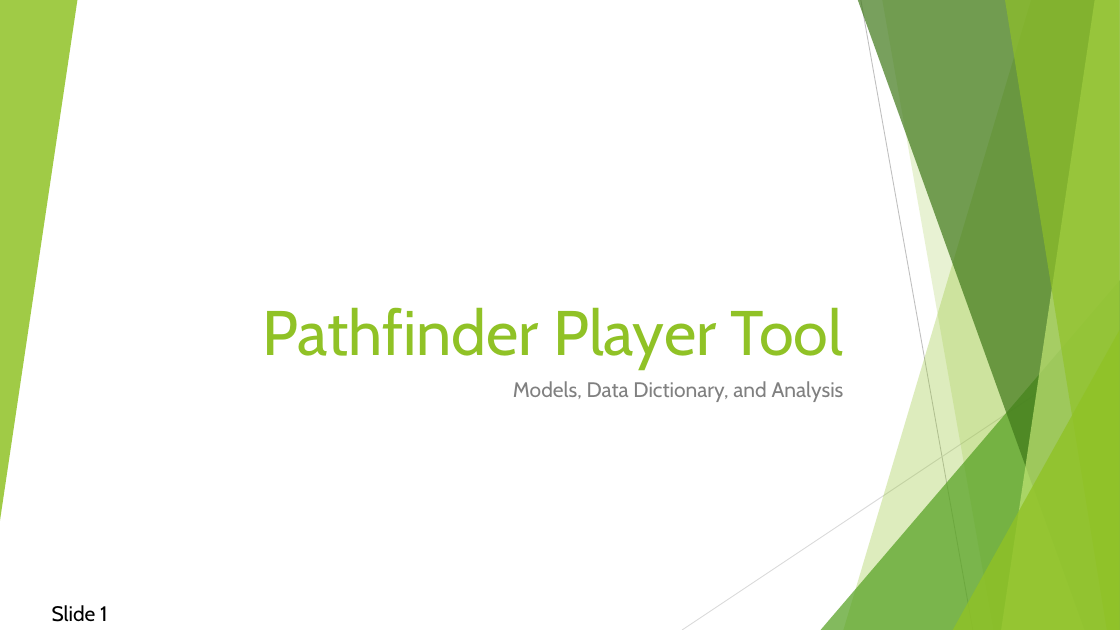
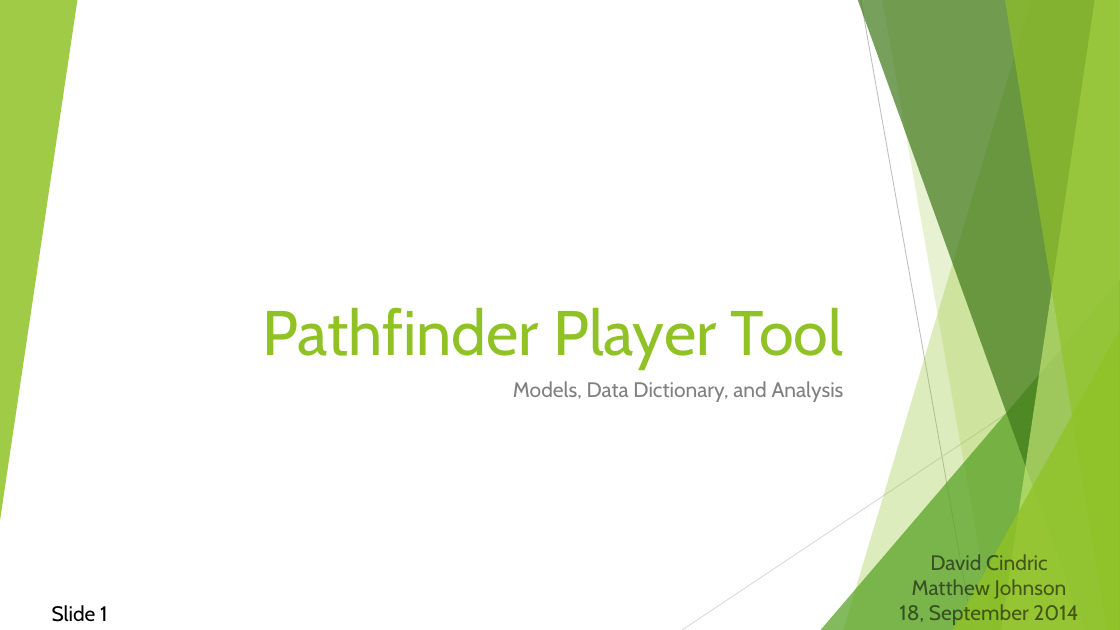
Before and after one commit to djcindric/Pathfinder-Player-Tool, a slide deck: slide 1 of Documentation/Demo 2.pptx. Drawn at 1120x630 pixels with LibreOffice and Linux fonts; fonts in the diff are those of the drawing. Boxes give left, top, right and bottom in pixels: in the first picture for what was removed or moved away, otherwise in the second. Text is boxed around its words. In the diff, an @@ line names an element or a change of style, - is before the commit and + after.

```diff
--- a/Documentation/Demo 2.pptx
+++ b/Documentation/Demo 2.pptx
@@ text added at [899,554,1078,625], 18 pt, text #000000 at 54% opacity @@
+David Cindric
+Matthew Johnson
+18, September 2014
```
Also in this commit, not shown: 3 other slides changed, 5 slides added, 1 slide removed.
